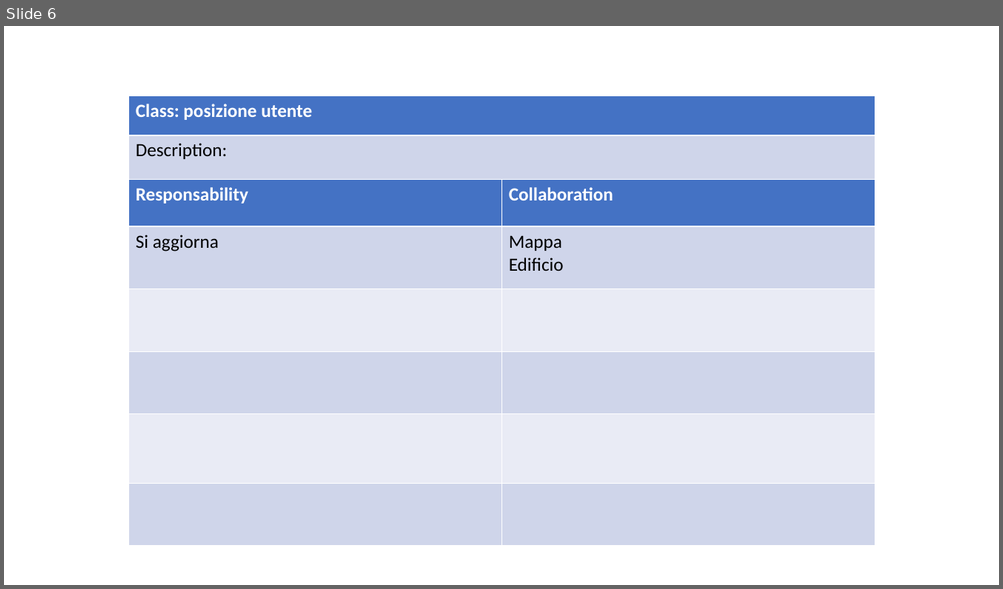
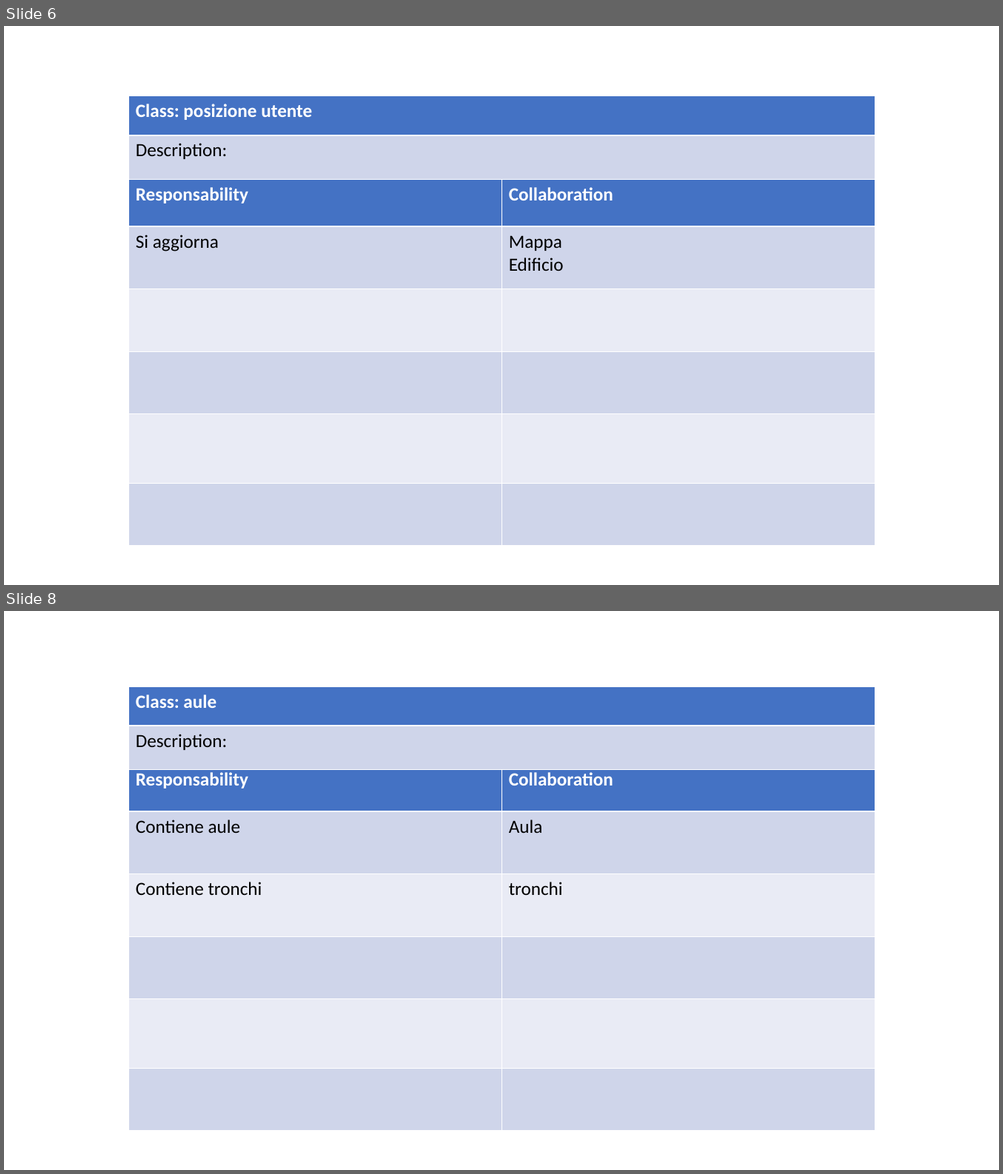
Before and after one commit to ecorradini/ProgettoIDS, a slide deck: AnalisiRequisiti/CRC/UT2/ClassiDiAnalisiUT2.ppt. Shown one above the other, each under a label of ours: slide 6 before the commit, slides 6 and 8 after it; the slides between them are not shown. The pictures are 1003x589 and 1003x1174 pixels, drawn with LibreOffice and Linux fonts; fonts in the diff are those of the drawing. Boxes give left, top, right and bottom in pixels: in the first picture for what was removed or moved away, otherwise in the second. Text is boxed around its words. In the diff, an @@ line names an element or a change of style, - is before the commit and + after.

```diff
--- a/AnalisiRequisiti/CRC/UT2/ClassiDiAnalisiUT2.ppt
+++ b/AnalisiRequisiti/CRC/UT2/ClassiDiAnalisiUT2.ppt
@@ slide 8 added at [4,611,999,1170], background #FFFFFF @@
@@ table added at [128,686,874,769], 2 rows, 1 columns @@
+Class: aule
+Description:
@@ table added at [128,764,874,1130], 6 rows, 2 columns @@
+Responsability | Collaboration
+Contiene aule | Aula
+Contiene tronchi | tronchi
+ | 
+ | 
+ | 
```
Also in this commit, not shown: 1 slide changed, 2 other slides added, 3 other files.
